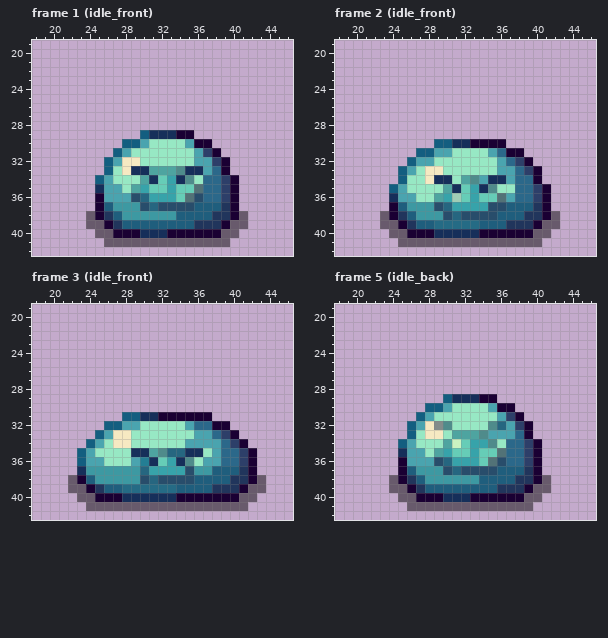
One commit to this pixel-art file: Diblu/data/images/slime.aseprite. The picture above is the old version.
64x64 pixels, 101 frames. Colours within 5 levels of each other are drawn and written as one. Shown: frame 1 (idle_front): x 18..46, y 19..42; frame 2 (idle_front): x 18..46, y 19..42; frame 3 (idle_front): x 18..46, y 19..42; frame 5 (idle_back): x 18..46, y 19..42. The commit also changed other frames, which this record leaves out.
Once edited:
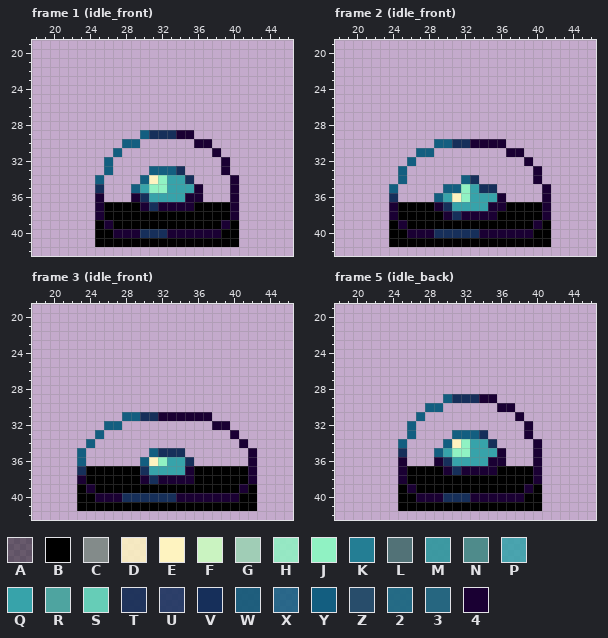
Palette (. is transparent): A #00000078  B #000000  C #838b8a  D #fef3c0dd  E #fef3c0  F #caf3c1  G #a0cdb6  H #90f2c3dd  J #90f2c3  K #247e94  L #527277  M #33989fed  N #4f8b8b  P #37a3aadd  Q #37a3aa  R #4ea4a0  S #66cdb7  T #152c54ed  U #162f5add  V #162f5a  W #125877ed  X #135e80dd  Y #135e80  Z #284d6b  2 #196680ed  3 #266680  4 #1a0033
Difference:
layer "CollisionBox" added
layer "Shadow" now hidden
layer "Down Transparent body" now hidden
layer "Eyes back" now hidden
layer "Up Transparent body" now hidden
layer "Eyes" now hidden
Changed rows in their new state; - is an unchanged pixel.
Frame 1 (idle_front):
first column x 24:
30 ------......------
31 ----..........----
32 ---............---
33 ---....YYYV....---
34 --....YEJ-QV....--
35 --...Y-JJ-QQ4...--
36 --...4V---Q44...--
37 --BBBB4V4444BBBB--
38 .-BBBBBBBBBBBBBB-.
39 .B-BBBBBBBBBBBB-B.
40 -BB------------BB-
41 -BBBBBBBBBBBBBBBB-
Frame 2 (idle_front):
first column x 23:
31 ------........------
32 ----............----
33 ---..............---
34 ---......YV......---
35 --.....YYJ--V.....--
36 --....Y-EJ-QQ4....--
37 --BBBB4V----44BBBB--
38 .-BBBBB4V4444BBBBB-.
39 .B-BBBBBBBBBBBBBB-B.
40 -BB--------------BB-
41 -BBBBBBBBBBBBBBBBBB-
Frame 3 (idle_front):
first column x 22:
32 ------..........------
33 ----..............----
34 ---................---
35 --.......YVVV.......--
36 --......YEJ-QV......--
37 --BBBBBBV----4BBBBBB--
38 .-BBBBBB4V4444BBBBBB-.
39 .B-BBBBBBBBBBBBBBBB-B.
40 -BB----------------BB-
41 -BBBBBBBBBBBBBBBBBBBB-
Frame 5 (idle_back):
first column x 24:
30 ------......------
31 ----..........----
32 ---............---
33 ---....YYYV....---
34 --....YEJ--V....--
35 --...Y-JJ-QQ4...--
36 --...4V---Q44...--
37 --BBBB4V4444BBBB--
38 .-BBBBBBBBBBBBBB-.
39 .B-BBBBBBBBBBBB-B.
40 -BB------------BB-
41 -BBBBBBBBBBBBBBBB-
Changed places in both pictures, as pixel boxes (x1, y1, x2, y2):
changed: (86, 139, 248, 247)
changed: (380, 148, 560, 247)
changed: (68, 421, 266, 511)
changed: (389, 403, 551, 511)
